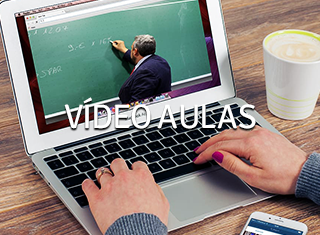
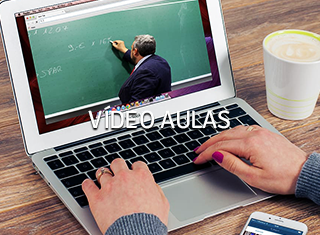
Layer changes from the first 320px x 235px image to the second:
painted on "VÍDEO AULAS" over [64, 97, 256, 129]
